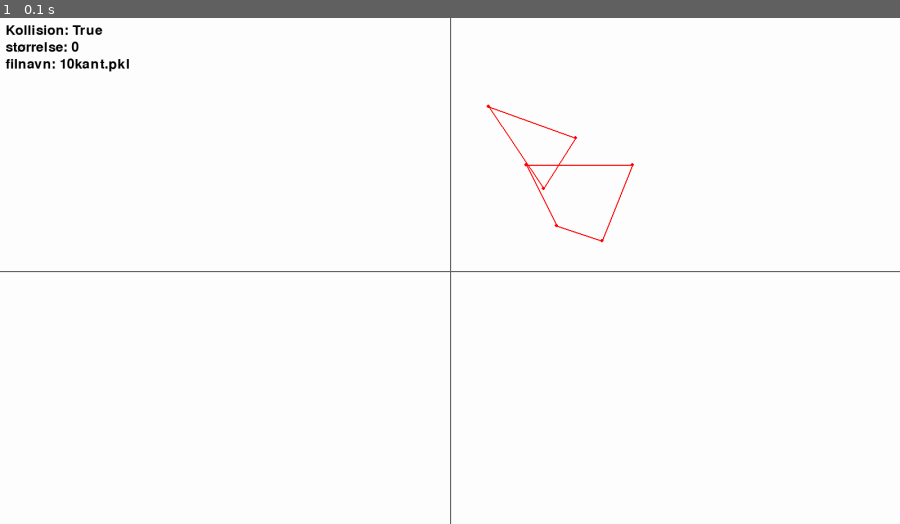
Above: before the commit, frame 1.
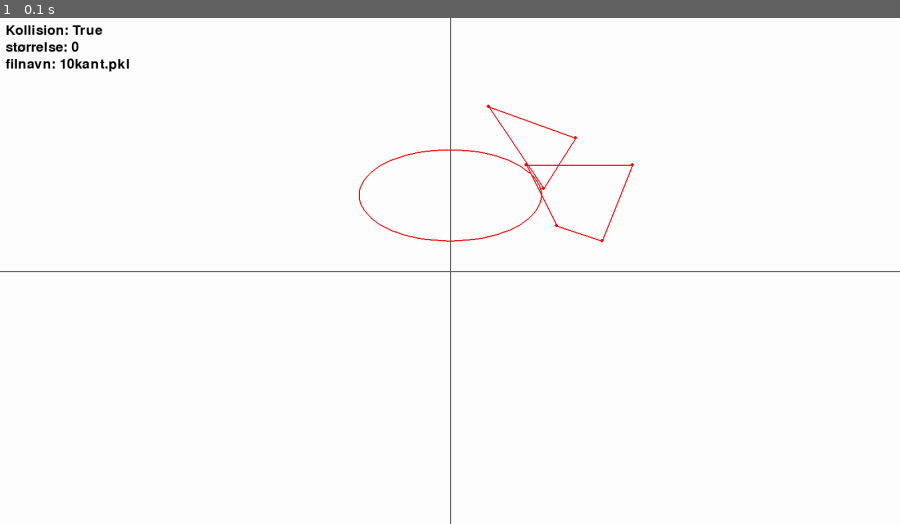
Above: after the commit, the same moment.

Repository: Ag-chr/GJK_SOP
Game: pygame game, started from main.py
Two runs of this game, one before a commit and one after it. Both use one fixed random seed, a clock stepped at 60 frames per second and the inputs below.
Inputs:
- Up to frame 1 (0.1 s): no input

The runs differ from the first frame. In frame 1, 0.2% of the frame differs, in the area x 39-61%, y 25-45%.

Commit message:
ændret navne til dansk og fikset cirkel

Diff:
--- a/former.py
+++ b/former.py
@@ -24,7 +24,7 @@
     def tilVerden(self, punkt: Punkt):
         return self.regnPunktTransformation(punkt) + self.centrum
 
-    def fåPunktLængstVækIEnRetning(self, r: Vektor) -> Punkt:
+    def støttefunktion(self, r: Vektor) -> Punkt:
         PunktLængstVæk = self.punkter[0]
         maksSkalar = 0
         for punkt in self.punkter:
@@ -100,7 +100,7 @@
         return Punkt(x_min, y_min), Punkt(x_max, y_max)
 
 
-class Simplex:
+class Simpleks:
     def __init__(self):
         self.punkter = []
 
@@ -169,25 +169,27 @@
 
 
     def tegn(self, canvas, farve=(0,0,0)):
-        x_tidligere = self.radius * math.cos(0)
-        y_tidligere = self.radius * math.sin(0)
-        for vinkel in range(5, 360, 5):
-            x = self.radius * math.cos(vinkel)
-            y = self.radius * math.sin(vinkel)
-            pygame.draw.line(canvas, farve, (x_tidligere, y_tidligere), (x, y))
-            x_tidligere = x
-            y_tidligere = y
-
-        pygame.draw.circle(canvas, farve, til_skærm(self.centrum.tuple()*ZOOM), self.radius, 2)
-
-    def fåPunktLængstVækIEnRetning(self, r: Vektor) -> Punkt:
+        x_tidligere = self.radius * math.cos(math.radians(0))
+        y_tidligere = self.radius * math.sin(math.radians(0))
+        p_tidligere = self.tilVerden(Punkt(x_tidligere, y_tidligere))
+        p_tidligere = til_skærm((p_tidligere * ZOOM).tuple())
+
+        for vinkel in range(5, 365, 5):
+            x = self.radius * math.cos(math.radians(vinkel))
+            y = self.radius * math.sin(math.radians(vinkel))
+            p =  self.tilVerden(Punkt(x, y))
+            p = til_skærm((p * ZOOM).tuple())
+
+            pygame.draw.line(canvas, farve, p_tidligere, p, 2)
+            p_tidligere = p
+
+    def støttefunktion(self, r: Vektor) -> Punkt:
         _, vinkel = r.polær_vektor()
         x = self.radius * math.cos(vinkel)
         y = self.radius * math.sin(vinkel)
 
         return self.tilVerden(Punkt(x, y))
-
-
+        #return Punkt(x, y) + self.centrum
 
 
 class RegulærPolygon(Form):
--- a/gjk_funkioner.py
+++ b/gjk_funkioner.py
@@ -1,9 +1,9 @@
-from former import Form, Vektor, Punkt, Simplex
+from former import Form, Vektor, Punkt, Simpleks
 
 
-def support(form1: Form, form2: Form, r: Vektor) -> Punkt:
-    p1 = form1.fåPunktLængstVækIEnRetning(r)
-    p2 = form2.fåPunktLængstVækIEnRetning(-r)
+def støtte(form1: Form, form2: Form, r: Vektor) -> Punkt:
+    p1 = form1.støttefunktion(r)
+    p2 = form2.støttefunktion(-r)
 
     # minkowski difference udføres
     p3 = p1 - p2
@@ -27,7 +27,7 @@
     ydrePunkter = []
     for punkt in minkowskiForm.punkter:
         retning = punkt.tilStedVektor().enhedsvektor()
-        ydrePunkt = minkowskiForm.fåPunktLængstVækIEnRetning(retning)
+        ydrePunkt = minkowskiForm.støttefunktion(retning)
         if ydrePunkt not in ydrePunkter:
             ydrePunkter.append(ydrePunkt)
 
@@ -43,4 +43,4 @@
     r = Vektor(-1, 0)
     # print(support(form1, form2, r)) # skal give (-8, -2)
     r = Vektor(0, 1)
-    print(support(form1, form2, r))  # skal give (-6, 9)
+    print(støtte(form1, form2, r))  # skal give (-6, 9)
--- a/kollision.py
+++ b/kollision.py
@@ -1,20 +1,20 @@
 from former import *
-from gjk_funkioner import support
+from gjk_funkioner import støtte
 import pygame
 
 def tjekKollisionGJK(form1: Form, form2: Form) -> bool:
-    simplex = Simplex()
+    simplex = Simpleks()
     # Der vælges en søge retning mod form2 fra form1
     r = Vektor(form2.centrum.x - form1.centrum.x,
                form2.centrum.y - form1.centrum.y).enhedsvektor()
     # Får første minkowski difference punkt
-    simplex.tilføj(support(form1,form2, r))
+    simplex.tilføj(støtte(form1, form2, r))
 
     r = -r # går den modsatte retning for næste punkt
 
     while True:
         # tilføjer nyt punkt
-        simplex.tilføj(support(form1, form2, r))
+        simplex.tilføj(støtte(form1, form2, r))
 
         # sikre at det nyeste tilføjet punkt faktisk passerede origo
         if simplex.fåSeneste().dot(r) <= 0:
--- a/main.py
+++ b/main.py
@@ -29,17 +29,22 @@
     [math.cos(math.degrees(360)), -math.sin(360)],
     [math.sin(math.degrees(360)), math.cos(math.degrees(360))]
 ])
+stræk = Matrix([
+    [2, 0],
+    [0, 1]
+])
 
 form1 = Form([Punkt(4, 11), Punkt(9, 9), Punkt(4, 5)])
 form2 = Form([Punkt(5, 7), Punkt(10, 2), Punkt(12, 7), Punkt(7, 3)])
-cirkel = Cirkel(30, Punkt(0,5))
 
+cirkel = Cirkel(3, Punkt(0,5))
+cirkel.tilføjTransformation(stræk)
 
 form1.tilføjTransformation(rotate)
 
 former.append(form1)
 former.append(form2)
-#former.append(cirkel)
+former.append(cirkel)
 
 minkowskiForm = minkowski(form1, form2, False)
 #former.append(minkowskiForm)
